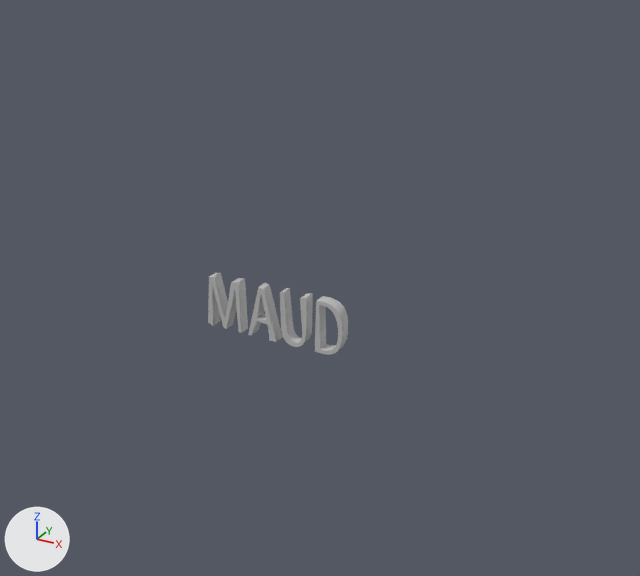
What one commit did to the FBX model src/Assets/Resources/Models/Misc/MaudText.fbx.
Camera for both pictures: a 50 mm lens placed at (0.207, -0.279, 0.165), pointed at (0.048, 0.01, 0.021). The lights are fixed; the arrows at lower left show +X, +Y and +Z.

Objects in the first picture: 'A', 'D', 'M', 'U'.
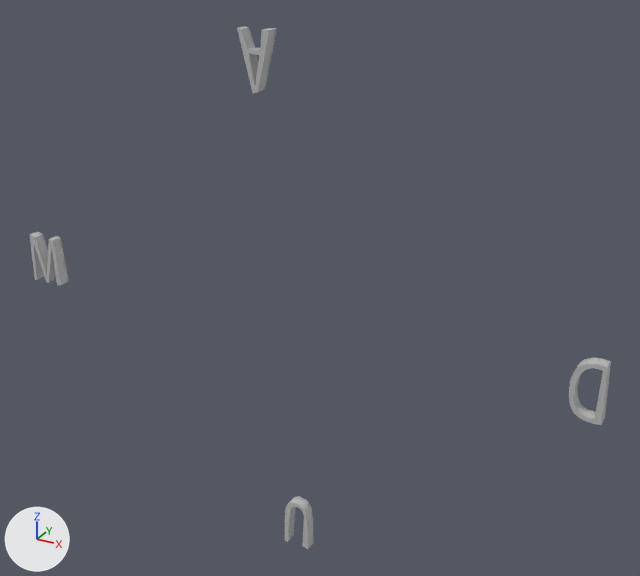
Diff of the bpy script that builds the scene:
```diff
--- a/src/Assets/Resources/Models/Misc/MaudText.fbx.py
+++ b/src/Assets/Resources/Models/Misc/MaudText.fbx.py
@@ ob_m @@
 ob_m.parent = ob_maudtext
-ob_m.location = (1.05, 1.15, 0.25)
+ob_m.location = (-8.95, 1.15, 0.25)
+ob_m.rotation_euler = (0.0, 3.142, 0.0)  # degrees (0, 180, 0)
@@ ob_d @@
 ob_d.parent = ob_maudtext
-ob_d.location = (5.981, 1.145, 0.25)
+ob_d.location = (15.98, 1.145, 0.25)
+ob_d.rotation_euler = (0.0, -3.142, 0.0)  # degrees (0, -180, 0)
@@ ob_a @@
 ob_a.parent = ob_maudtext
-ob_a.location = (2.9, 1.15, 0.25)
+ob_a.location = (2.9, 11.15, 0.25)
+ob_a.rotation_euler = (-3.142, 0.0, 0.0)  # degrees (-180, 0, 0)
@@ ob_u @@
 ob_u.parent = ob_maudtext
-ob_u.location = (4.398, 1.15, 0.25)
+ob_u.location = (4.398, -8.85, 0.25)
+ob_u.rotation_euler = (3.142, 0.0, 0.0)  # degrees (180, 0, 0)
```

Boxes [x1, y1, x2, y2] around the edits, measured in the pictures (640 x 576 px):
'M', moved, turned
    before: [208, 273, 248, 333]
    after: [29, 231, 69, 286]
'D', moved, turned
    before: [315, 296, 348, 355]
    after: [569, 358, 611, 425]
'A', moved, turned
    before: [248, 283, 283, 342]
    after: [237, 26, 277, 93]
'U', moved, turned
    before: [280, 288, 313, 347]
    after: [285, 496, 314, 549]
